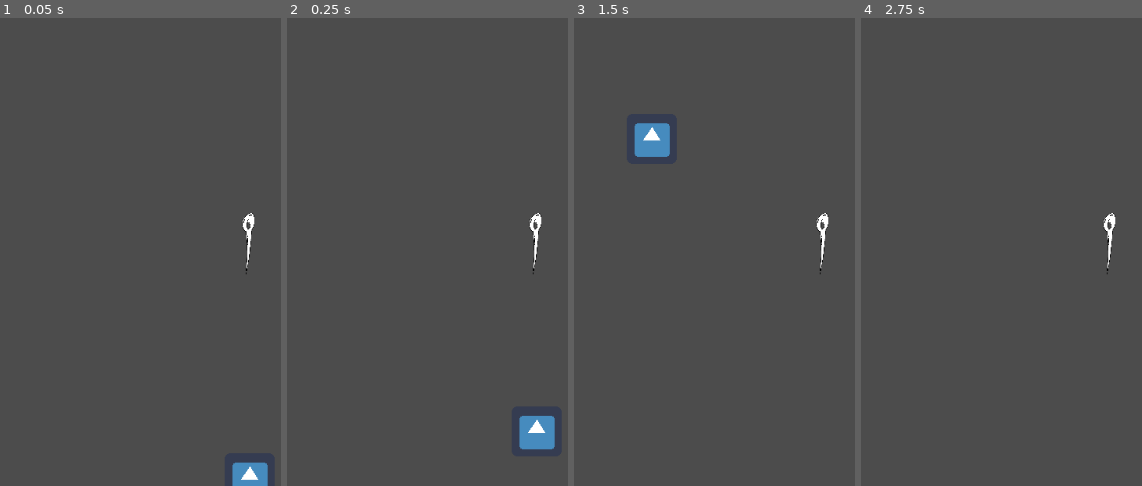
Above: before the commit, frames 1-4 (left to right).
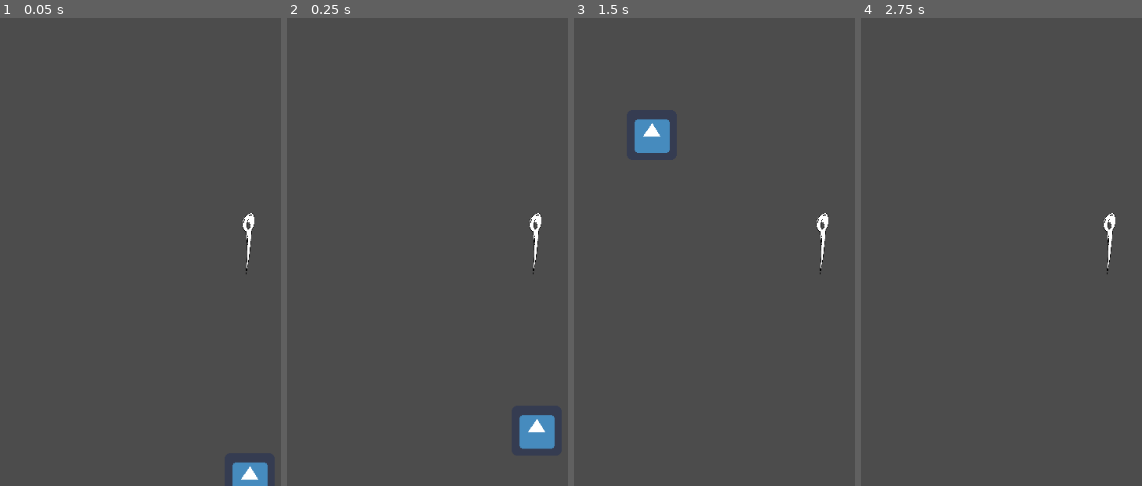
Above: after the commit, the same moments.

Repository: jhaydari72/DroptheBall1
Game: Godot game, scene res://World.tscn
Same seed, same stepped clock (60 frames per second), same inputs: the game is played once before the commit and once after it. The project has no main scene, so this scene is started directly. The engine's default icon, where the game draws it, is replaced by a stand-in: a white triangle on a blue panel in a dark square.
Inputs:
- Up to frame 1 (0.05 s): no input
- Up to frame 2 (0.25 s): no input
- Up to frame 3 (1.5 s): hold Right (ui_right) 0.53-1.28 s; hold Left (ui_left) from 1.28 s (still down)
- Up to frame 4 (2.75 s): release Left (ui_left) at 2.03 s; hold Right (ui_right) from 2.03 s (still down)

The runs differ from the first frame. In frame 1, less than 0.1% of the frame differs, in the area x 85-92%, y 96-99%; in frame 2, 0.1%; in frame 3, 0.4%, in the area x 21-35%, y 21-30%; in frame 4, nothing differs.

Commit message:
gravity reworked

Diff:
--- a/DroptheBall/Player/Player.gd
+++ b/DroptheBall/Player/Player.gd
@@ -3,7 +3,7 @@
 ###test
 export (int) var speed = 400
 
-const GRAVITY = 10000
+const GRAVITY = 200.0
 
 var velocity = Vector2()
 
@@ -17,5 +17,6 @@
 
 func _physics_process(delta):
 	get_input()
+	velocity.y += delta * GRAVITY
 	move_and_collide(Vector2(0, 5))
 	velocity = move_and_slide(velocity)
